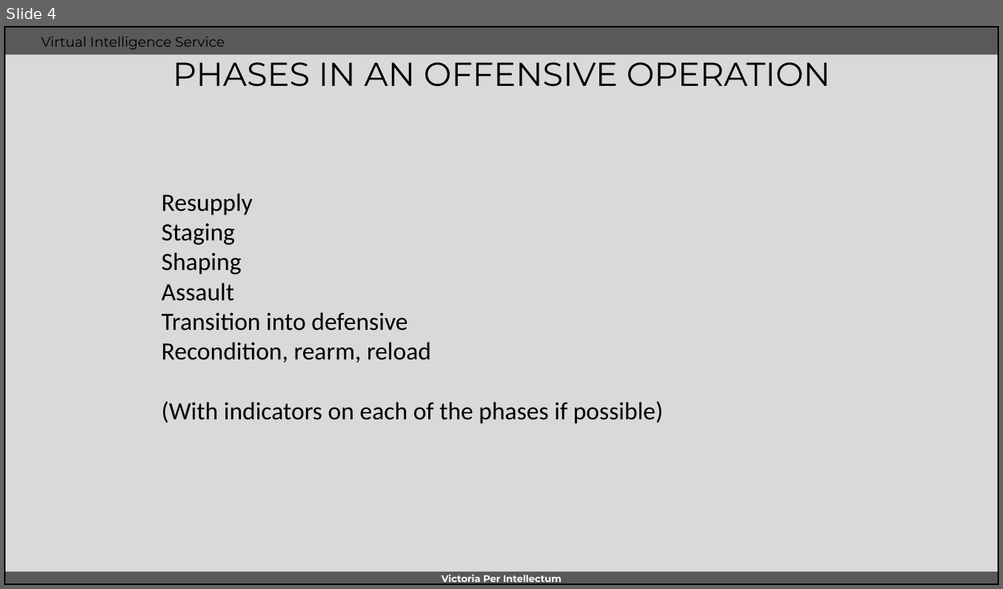
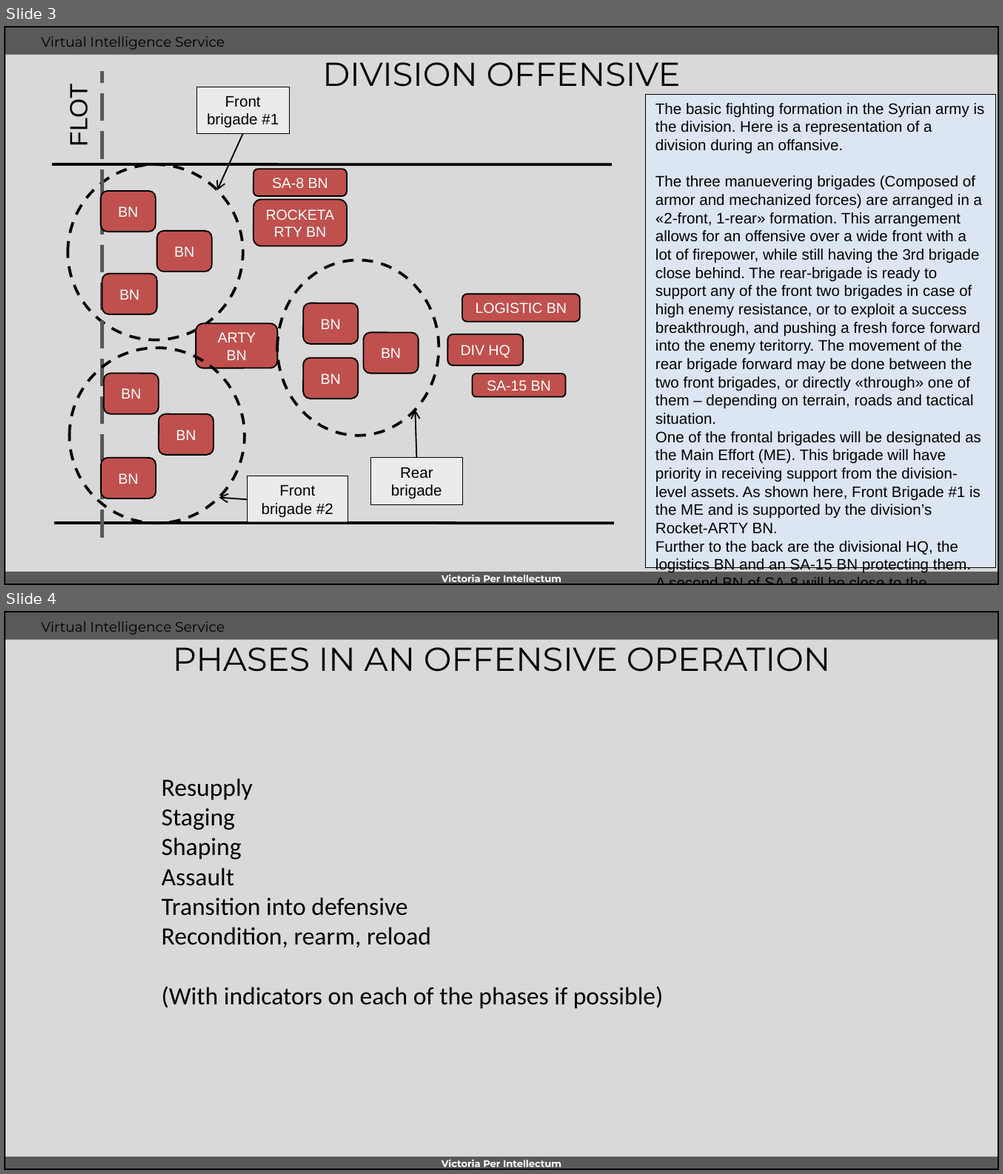
Before and after one commit to 132nd-vWing/VIS, a slide deck: OPAR/INTREP VIS OPAR-001 - Syrian ground combat tactics.pptx. Shown one above the other, each under a label of ours: slide 4 before the commit, slides 3 and 4 after it. The pictures are 1003x589 and 1003x1174 pixels, drawn with LibreOffice and Linux fonts; fonts in the diff are those of the drawing; background and template pictures are left out. Boxes give left, top, right and bottom in pixels: in the first picture for what was removed or moved away, otherwise in the second. Text is boxed around its words. In the diff, an @@ line names an element or a change of style, - is before the commit and + after.

```diff
--- a/OPAR/INTREP VIS OPAR-001 - Syrian ground combat tactics.pptx
+++ b/OPAR/INTREP VIS OPAR-001 - Syrian ground combat tactics.pptx
@@ slide 3 added at [4,26,999,585], background #D9D9D9; not listed: 5 template elements that a slide beside it also shows @@
@@ title added at [322,54,680,87], 24 pt, text #000000 @@
+DIVISION OFFENSIVE
@@ text added at [65,90,92,145], 18 pt, text #000000 @@
+FLOT
@@ line added from (102, 538) to (102, 72), #595959 2.5 pt dashed @@
@@ rectangle added at [197,87,290,133], fill #FFFFFF at 48% opacity, outline #000000 0.75 pt, 11 pt, text #000000 @@
+Front brigade #1
@@ rectangle added at [646,95,996,569], fill #DCE6F2, outline #000000 0.75 pt, 11 pt, text #000000 @@
+The basic fighting formation in the Syrian army is the division. Here is a representation of a division during an offansive.
+The three manuevering brigades (Composed of armor and mechanized forces) are arranged in a «2-front, 1-rear» formation. This arrangement allows for an offensive over a wide front with a lot of firepower, while still having the 3rd brigade close behind. The rear-brigade is ready to support any of the front two brigades in case of high enemy resistance, or to exploit a success breakthrough, and pushing a fresh force forward into the enemy teritorry. The movement of the rear brigade forward may be done between the two front brigades, or directly «through» one of them – depending on terrain, roads and tactical situation.
+One of the frontal brigades will be designated as the Main Effort (ME). This brigade will have priority in receiving support from the division-level assets. As shown here, Front Brigade #1 is the ME and is supported by the division’s Rocket-ARTY BN.
+Further to the back are the divisional HQ, the logistics BN and an SA-15 BN protecting them.
+A second BN of SA-8 will be close to the divisional Rocket-ARTY BN, defending it.
@@ arrow added from (243, 133) to (217, 190), #000000 1 pt @@
@@ line added from (52, 164) to (612, 164), #000000 2 pt @@
@@ ellipse added at [68,164,243,340], outline #000000 2 pt dashed @@
@@ rounded rectangle added at [253,170,347,196], fill #C0504D, outline #000000 1 pt, 10.5 pt, text #FFFFFF @@
+SA-8 BN
@@ rounded rectangle added at [100,191,155,232], fill #C0504D, outline #000000 1 pt, 10.5 pt, text #FFFFFF @@
+BN
@@ rounded rectangle added at [253,200,347,247], fill #C0504D, outline #000000 1 pt, 10.5 pt, text #FFFFFF @@
+ROCKETARTY BN
@@ rounded rectangle added at [157,231,212,272], fill #C0504D, outline #000000 1 pt, 10.5 pt, text #FFFFFF @@
+BN
@@ ellipse added at [278,261,438,437], outline #000000 2 pt dashed @@
@@ rounded rectangle added at [102,274,157,315], fill #C0504D, outline #000000 1 pt, 10.5 pt, text #FFFFFF @@
+BN
@@ rounded rectangle added at [304,304,358,344], fill #C0504D, outline #000000 1 pt, 10.5 pt, text #FFFFFF @@
+BN
@@ rounded rectangle added at [463,295,580,323], fill #C0504D, outline #000000 1 pt, 10.5 pt, text #FFFFFF @@
+LOGISTIC BN
@@ rounded rectangle added at [196,323,278,368], fill #C0504D, outline #000000 1 pt, 10.5 pt, text #FFFFFF @@
+ARTY BN
@@ rounded rectangle added at [363,332,418,373], fill #C0504D, outline #000000 1 pt, 10.5 pt, text #FFFFFF @@
+BN
@@ rounded rectangle added at [447,335,523,365], fill #C0504D, outline #000000 1 pt, 10.5 pt, text #FFFFFF @@
+DIV HQ
@@ ellipse added at [70,348,244,524], outline #000000 2 pt dashed @@
@@ rounded rectangle added at [304,358,358,399], fill #C0504D, outline #000000 1 pt, 10.5 pt, text #FFFFFF @@
+BN
@@ rounded rectangle added at [103,373,158,414], fill #C0504D, outline #000000 1 pt, 10.5 pt, text #FFFFFF @@
+BN
@@ rounded rectangle added at [472,374,566,397], fill #C0504D, outline #000000 1 pt, 10.5 pt, text #FFFFFF @@
+SA-15 BN
@@ rounded rectangle added at [158,414,213,454], fill #C0504D, outline #000000 1 pt, 10.5 pt, text #FFFFFF @@
+BN
@@ arrow added from (417, 457) to (415, 410), #000000 1 pt @@
@@ rounded rectangle added at [100,457,155,498], fill #C0504D, outline #000000 1 pt, 10.5 pt, text #FFFFFF @@
+BN
@@ rectangle added at [371,457,463,504], fill #FFFFFF at 48% opacity, outline #000000 0.75 pt, 11 pt, text #000000 @@
+Rear brigade
@@ rectangle added at [247,477,348,523], fill #FFFFFF at 48% opacity, outline #000000 0.75 pt, 11 pt, text #000000 @@
+Front brigade #2
@@ arrow added from (247, 500) to (219, 497), #000000 1 pt @@
@@ line added from (55, 523) to (614, 523), #000000 2 pt @@
```
Also in this commit, not shown: 1 slide changed, 2 other slides added, 1 slide removed.
